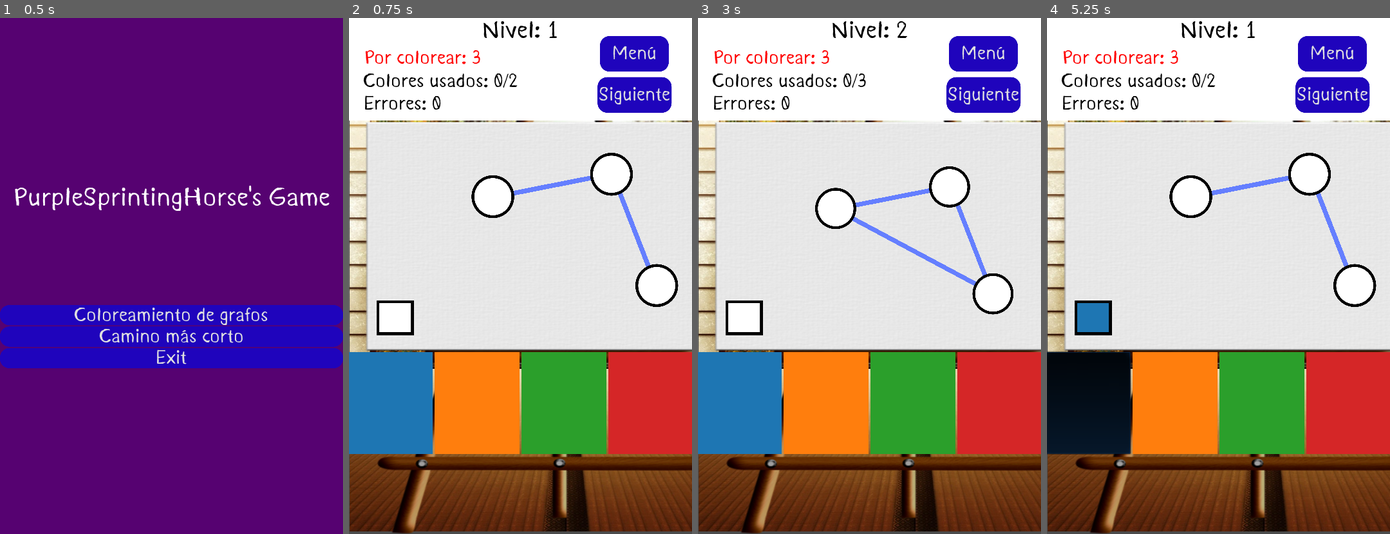
Above: before the commit, frames 1-4 (left to right).
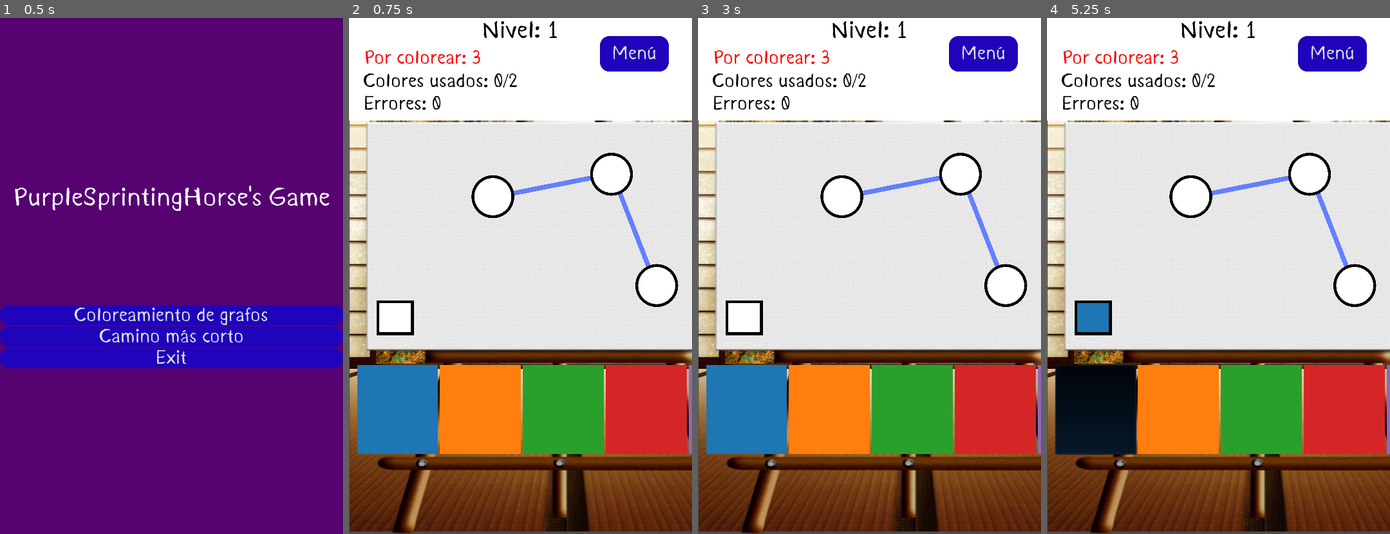
Above: after the commit, the same moments.

Repository: johnny-godoy/PurpleSprintingHorse
Game: Godot game, scene res://scenes/MainMenu.tscn
Two runs of this game, one before a commit and one after it. Both use one fixed random seed, a clock stepped at 60 frames per second and the inputs below. The engine's default icon, where the game draws it, is replaced by a stand-in: a white triangle on a blue panel in a dark square.
Inputs (mouse positions are in pixels of both pictures, inside the frame that each line leads up to; where the layout moved, square brackets give the same spot in the first picture):
- Up to frame 1 (0.5 s): no input
- Up to frame 2 (0.75 s): click "Coloreamiento de grafos" at 0.5 s
- Up to frame 3 (3 s): click "Menú" at 1.25 s; click "Coloreamiento de grafos" at 2 s; click (982, 95) at 2.75 s, where only the run before the commit has a clickable "Siguiente"
- Up to frame 4 (5.25 s): click "Menú" at 3.5 s; click "Coloreamiento de grafos" at 4.25 s; click (1095, 410) [1088, 405] at 5 s

Frame 1 is identical in both runs. In frame 2, 5.3% of the frame differs, in the area x 0-100%, y 11-85%; in frame 3, 8.2%, in the area x 0-100%, y 0-85%; in frame 4, 5.5%.

Commit message:
sgte nivel solamente se muestra si se completa el actual

Diff:
--- a/coloring/Level 3.tscn
+++ b/coloring/Level 3.tscn
@@ -9,7 +9,7 @@
 [node name="Level 3" type="Node2D"]
 
 [node name="Level" parent="." instance=ExtResource( 2 )]
-position = Vector2( -99, 0 )
+position = Vector2( 1, 10 )
 min_colors = 2
 level = 3
 
--- a/coloring/base/level.gd
+++ b/coloring/base/level.gd
@@ -63,3 +63,6 @@
 	# Se actualiza el color seleccionado
 	if buckets.current_color != uncolored:
 		selected.color = buckets.current_color
+
+	# Si el nivel está terminado, se muestra el botón siguiente
+	hud.next_level_button.visible = hud.colors_used <= min_colors and hud.errors == 0 and hud.to_color == 0
--- a/coloring/base/level.tscn
+++ b/coloring/base/level.tscn
@@ -22,10 +22,10 @@
 texture = ExtResource( 2 )
 
 [node name="ColorBuckets" parent="." instance=ExtResource( 3 )]
-margin_left = -4.0
-margin_top = 699.0
-margin_right = 907.0
-margin_bottom = 912.0
+margin_left = 18.0
+margin_top = 726.0
+margin_right = 883.0
+margin_bottom = 913.0
 
 [node name="Marco" type="ColorRect" parent="."]
 margin_left = 58.0
